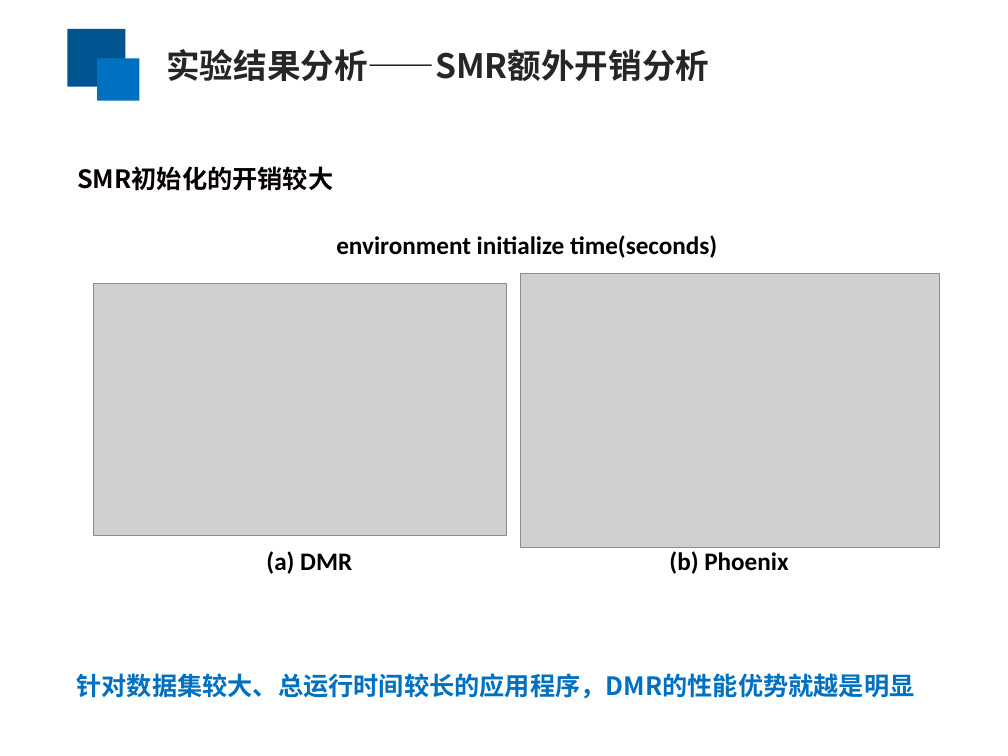
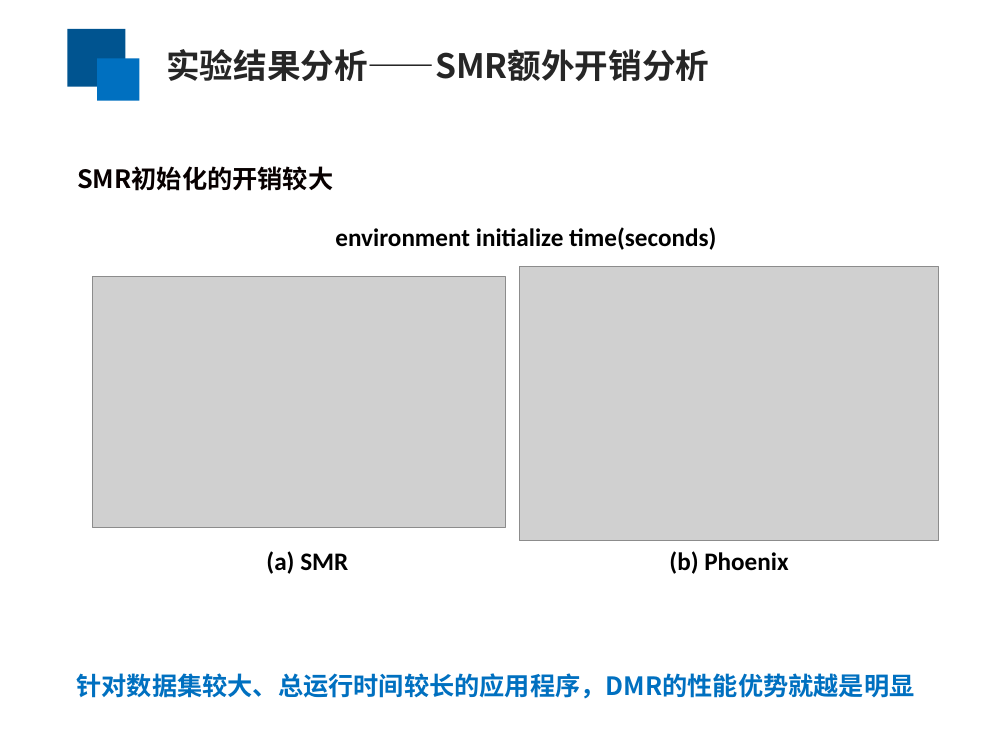
Before and after one commit to yufenyu/work, a slide deck: slide 17 of dmr_paper/paper/chinaSys-2016.ppt. Drawn at 1008x756 pixels with LibreOffice and Linux fonts; fonts in the diff are those of the drawing; grey boxes stand for pictures. Boxes give left, top, right and bottom in pixels: in the first picture for what was removed or moved away, otherwise in the second. Text is boxed around its words. In the diff, an @@ line names an element or a change of style, - is before the commit and + after.

```diff
--- a/dmr_paper/paper/chinaSys-2016.ppt
+++ b/dmr_paper/paper/chinaSys-2016.ppt
@@ text "environment initialize time(seconds)": place and size @@
-text "environment initialize time(seconds)" at [336,235,717,258]
+text "environment initialize time(seconds)" at [335,227,716,250]
@@ picture: place and size @@
-picture at [520,274,939,548]
+picture at [519,267,938,541]
@@ picture: place and size @@
-picture at [94,284,506,535]
+picture at [93,276,505,527]
@@ text at [266,551,348,574]: text changed @@
-(a) DMR
+(a) SMR
```
Also in this commit, not shown: 14 other slides changed.
